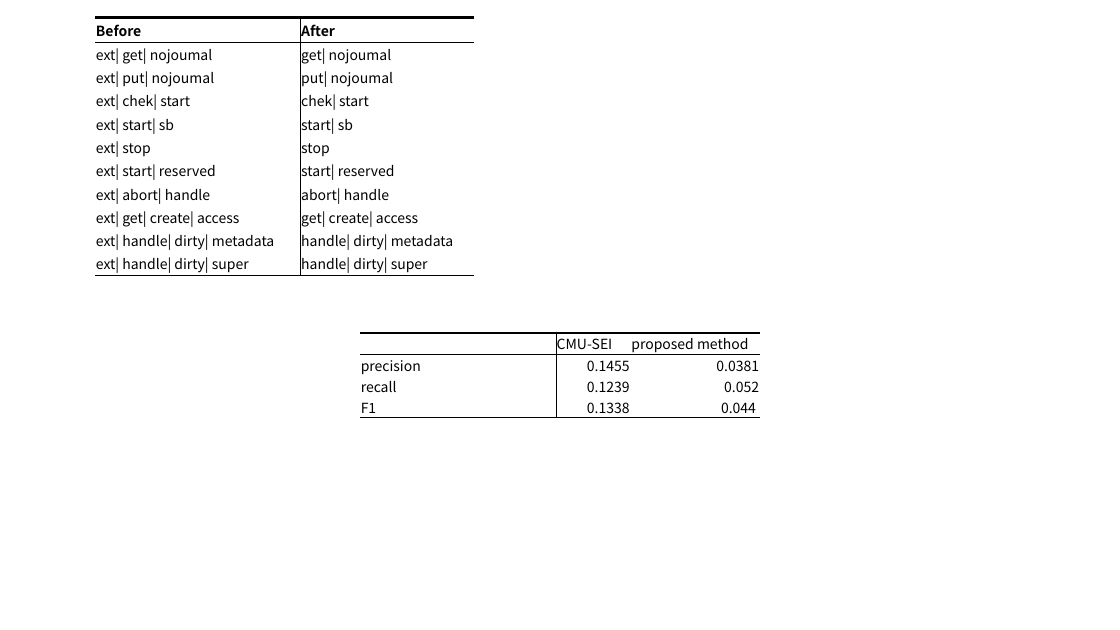
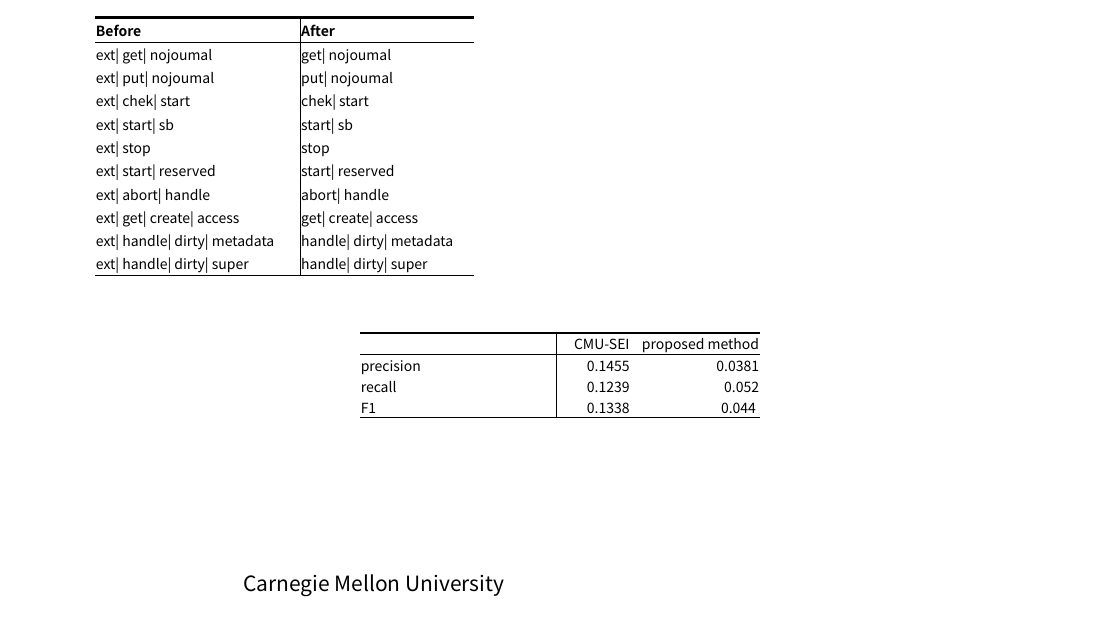
Before and after one commit to hisazumi/cextractor, a slide deck: slide 1 of textemp_apris2019/image/プレゼンテーション3.pptx. Drawn at 1120x630 pixels with LibreOffice and Linux fonts; fonts in the diff are those of the drawing. Boxes give left, top, right and bottom in pixels: in the first picture for what was removed or moved away, otherwise in the second. Text is boxed around its words. In the diff, an @@ line names an element or a change of style, - is before the commit and + after.

```diff
--- a/textemp_apris2019/image/プレゼンテーション3.pptx
+++ b/textemp_apris2019/image/プレゼンテーション3.pptx
@@ table at <box>360,333,760,417</box> @@
@@ alignment left to right @@
@@ text added at <box>243,574,504,596</box>, 18 pt, text #000000 @@
+Carnegie Mellon University
```
Also in this commit, not shown: 1 other slide changed, 12 other files.
